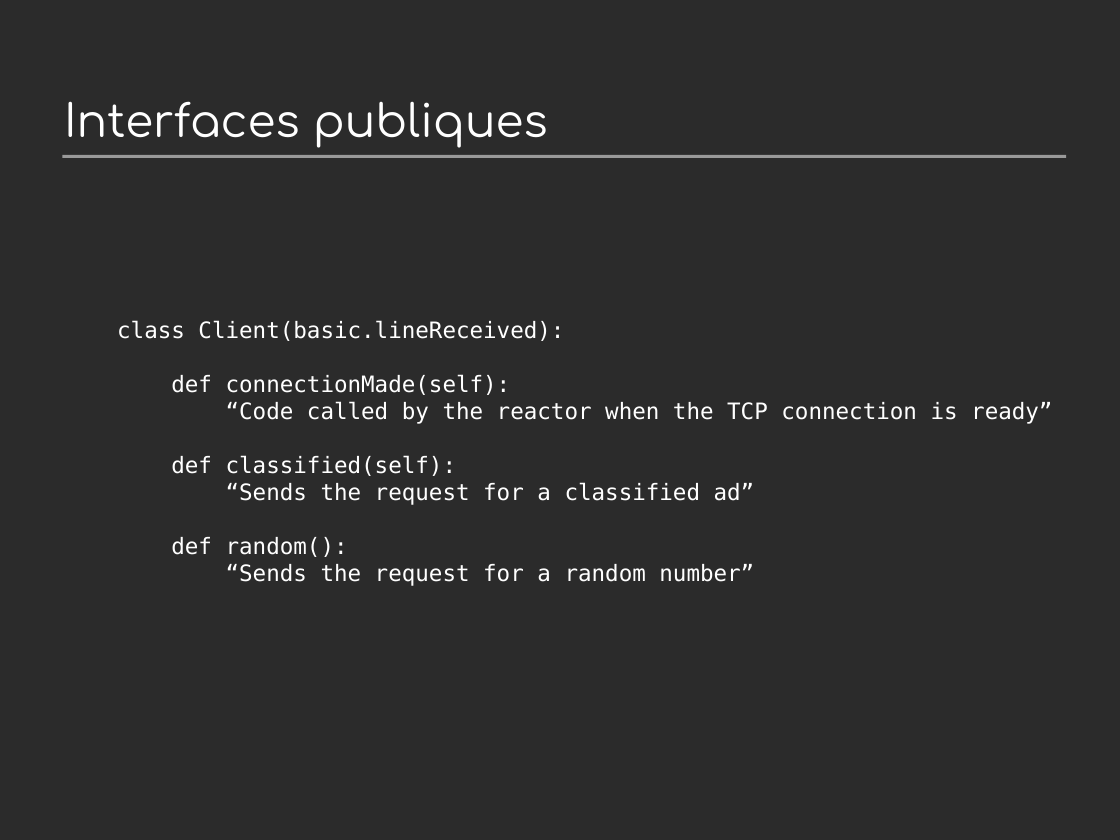
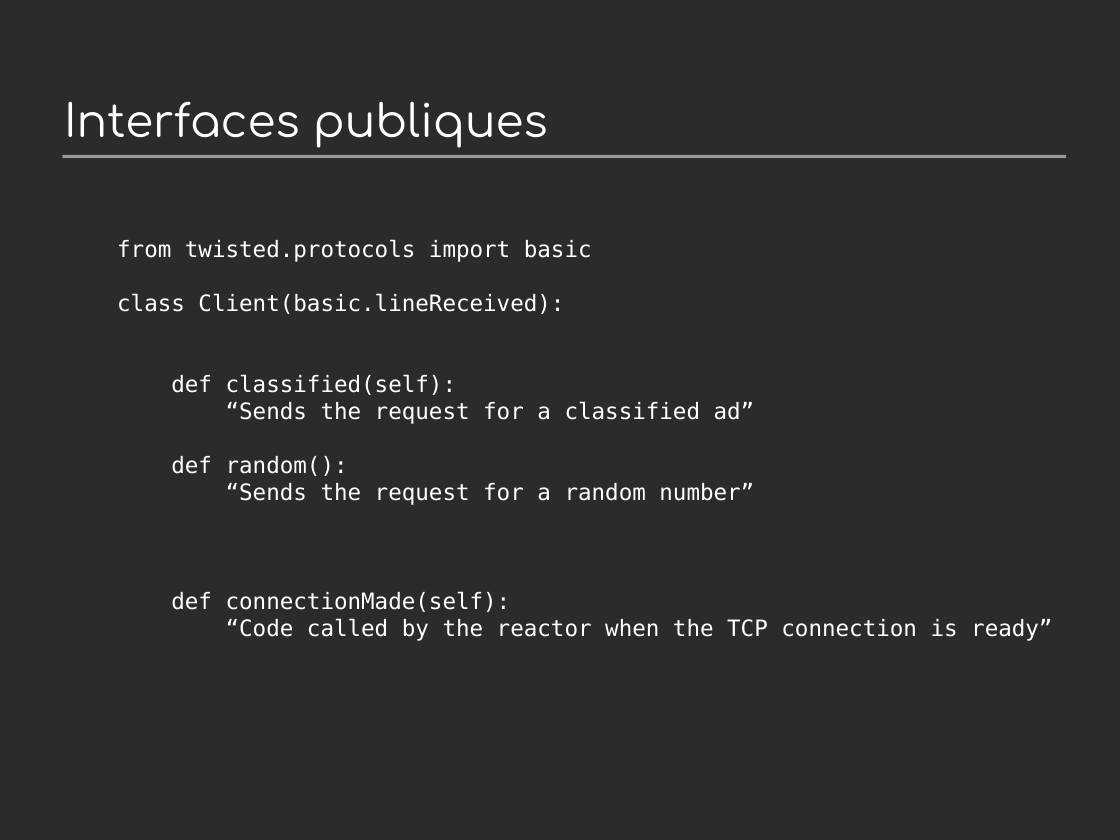
Before and after one commit to jdb/jdb.github.com, a slide deck: slide 20 of imap_idle/pycon-presentation/imap-idle-makingoff.odp. Drawn at 1120x840 pixels with LibreOffice and Linux fonts; fonts in the diff are those of the drawing; background and template pictures are left out; a plain dark background stands for a picture behind light text. Boxes give left, top, right and bottom in pixels: in the first picture for what was removed or moved away, otherwise in the second. Text is boxed around its words. In the diff, an @@ line names an element or a change of style, - is before the commit and + after.

Commit message:
Twisted intro in PDF

```diff
--- a/imap_idle/pycon-presentation/imap-idle-makingoff.odp
+++ b/imap_idle/pycon-presentation/imap-idle-makingoff.odp
@@ title at <box>117,239,1052,641</box>: text changed @@
-class Client(basic.lineReceived):
-def connectionMade(self):
-“Code called by the reactor when the TCP connection is ready”
-def classified(self):
-“Sends the request for a classified ad”
-def random():
-“Sends the request for a random number”
+from twisted.protocols import basic
+class Client(basic.lineReceived):
+def classified(self):
+“Sends the request for a classified ad”
+def random():
+“Sends the request for a random number”
+def connectionMade(self):
+“Code called by the reactor when the TCP connection is ready”
```
Also in this commit, not shown: 11 other slides changed, 4 slides added, 1 slide removed, 2 other files.
